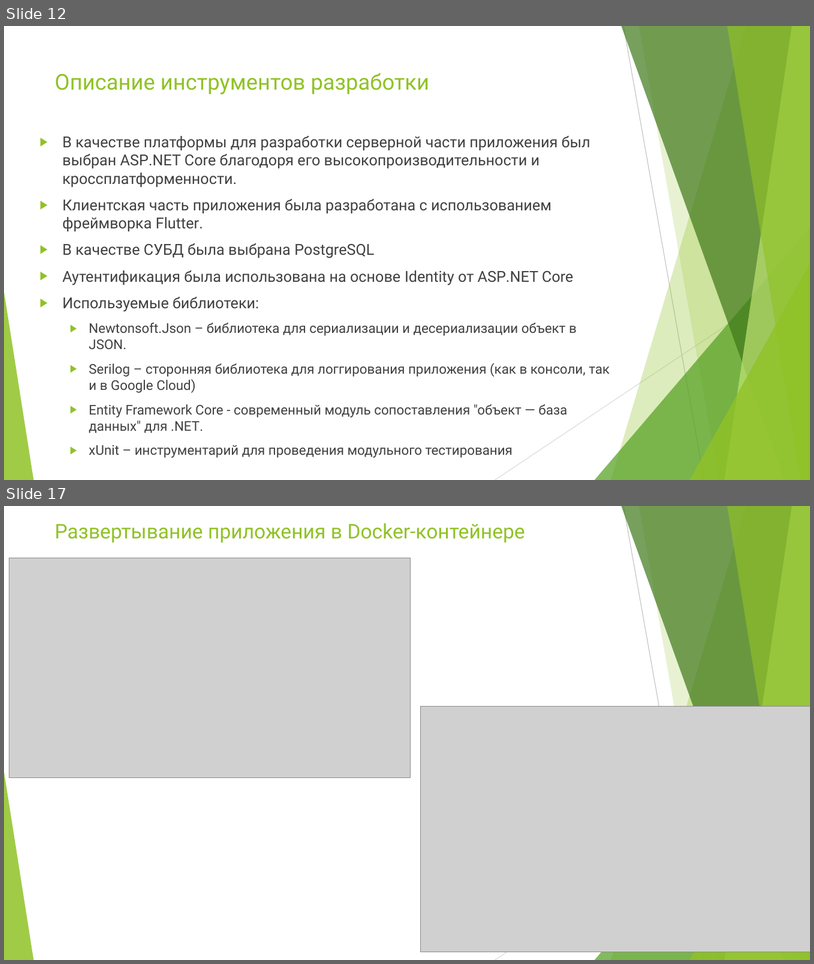
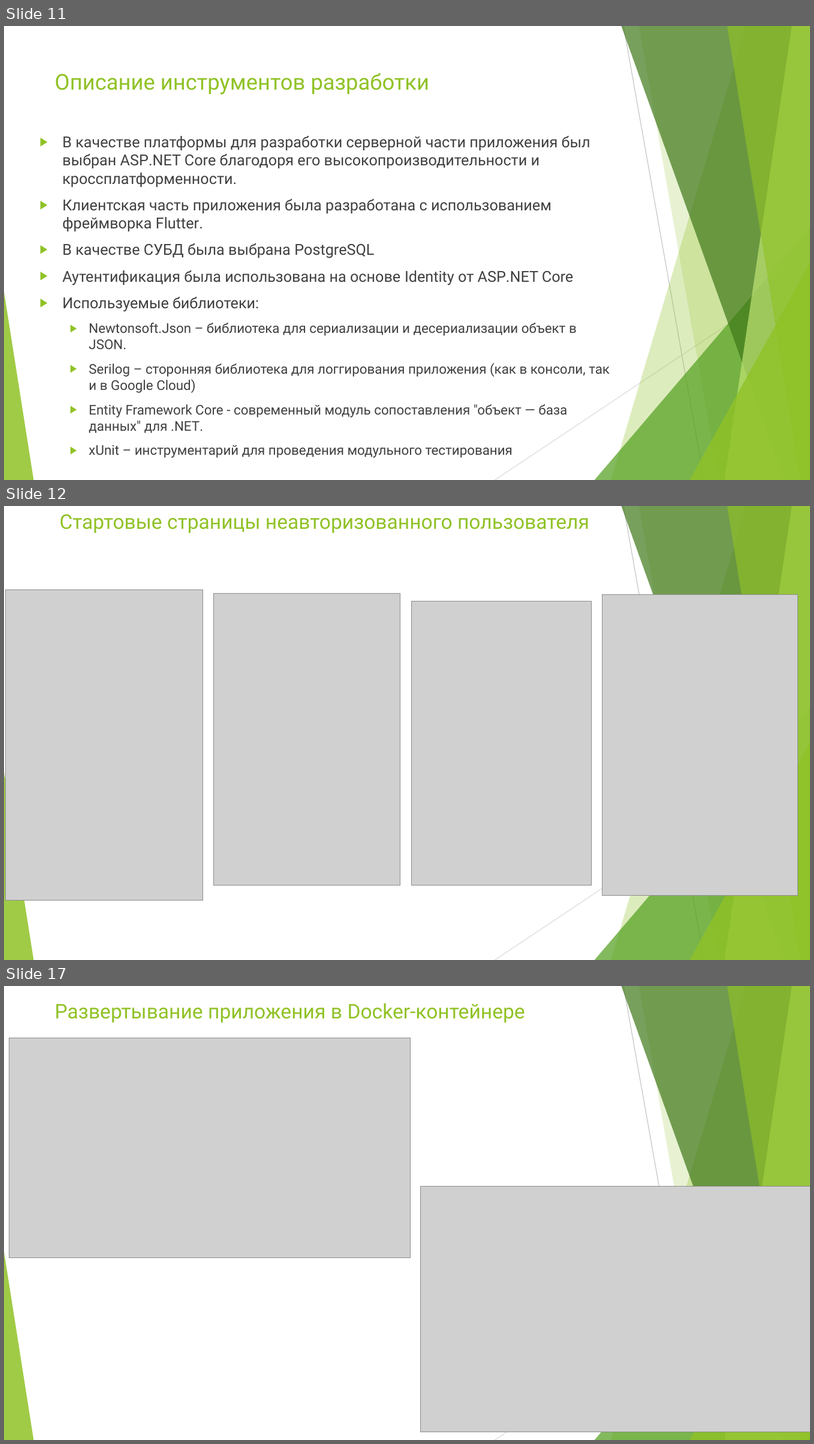
Before and after one commit to Tigeroff2002/Labs, a slide deck: Диплом/PRI-120-VKR-Presentation-Parakhin.pptx. Shown one above the other, each under a label of ours: slides 12 and 17 before the commit, slides 11, 12 and 17 after it; the slides between them are not shown. The pictures are 814x964 and 814x1444 pixels, drawn with LibreOffice and Linux fonts; fonts in the diff are those of the drawing; grey boxes stand for pictures. Boxes give left, top, right and bottom in pixels: in the first picture for what was removed or moved away, otherwise in the second. Text is boxed around its words. In the diff, an @@ line names an element or a change of style, - is before the commit and + after.

```diff
--- a/Диплом/PRI-120-VKR-Presentation-Parakhin.pptx
+++ b/Диплом/PRI-120-VKR-Presentation-Parakhin.pptx
@@ slide 12 added at bbox=[4, 506, 810, 960], background #FFFFFF; not listed: 10 template elements that a slide beside it also shows @@
@@ title added at bbox=[60, 514, 590, 533], 24 pt, text #90C226 @@
+Стартовые страницы неавторизованного пользователя
@@ picture added at bbox=[6, 590, 203, 900] @@
@@ picture added at bbox=[214, 593, 401, 885] @@
@@ picture added at bbox=[603, 595, 798, 895] @@
@@ picture added at bbox=[412, 601, 592, 885] @@
@@ what was slide 12 is now slide 11 @@
```
Also in this commit, not shown: 11 slides changed, 2 other slides added, 4 slides removed, 20 other files.
